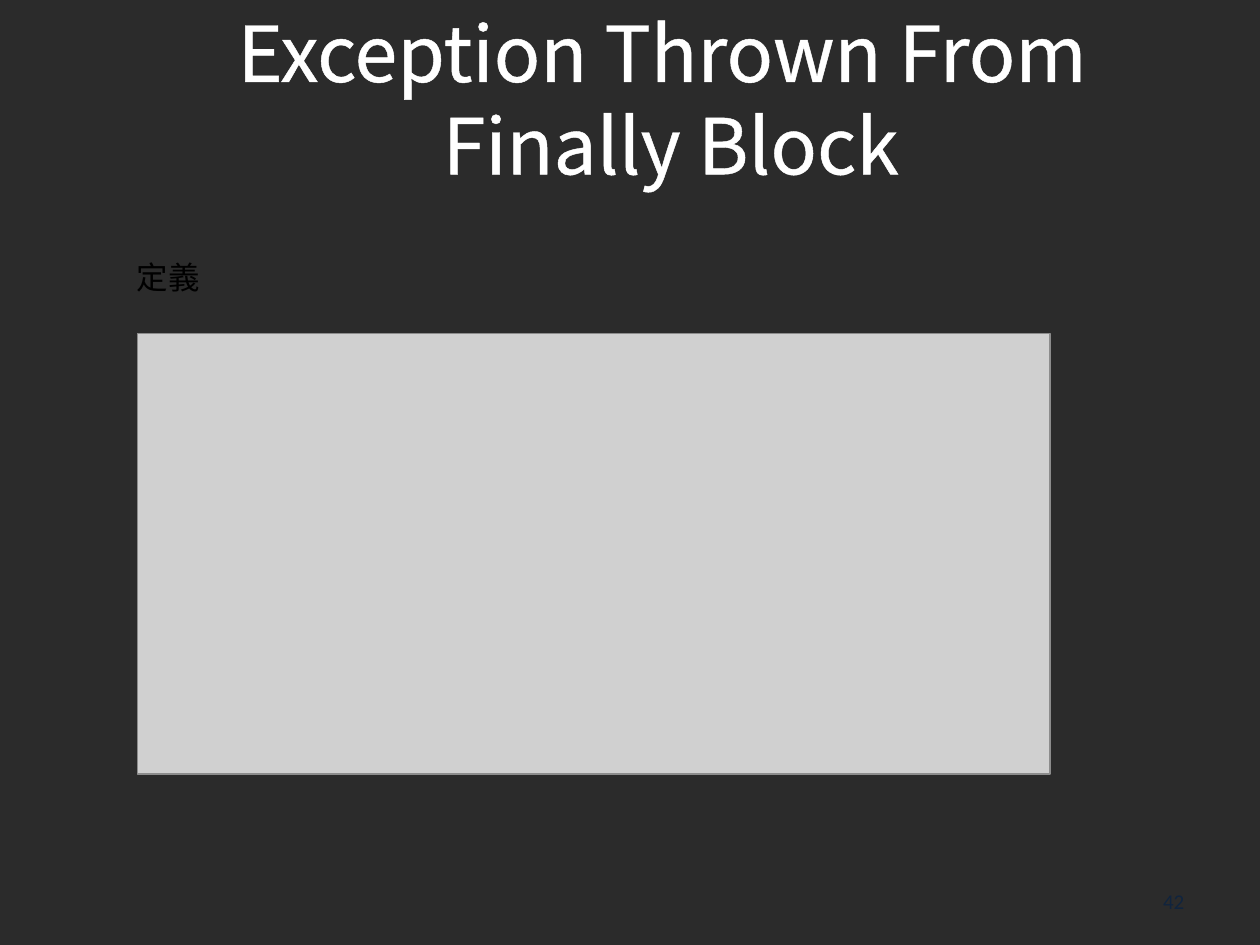
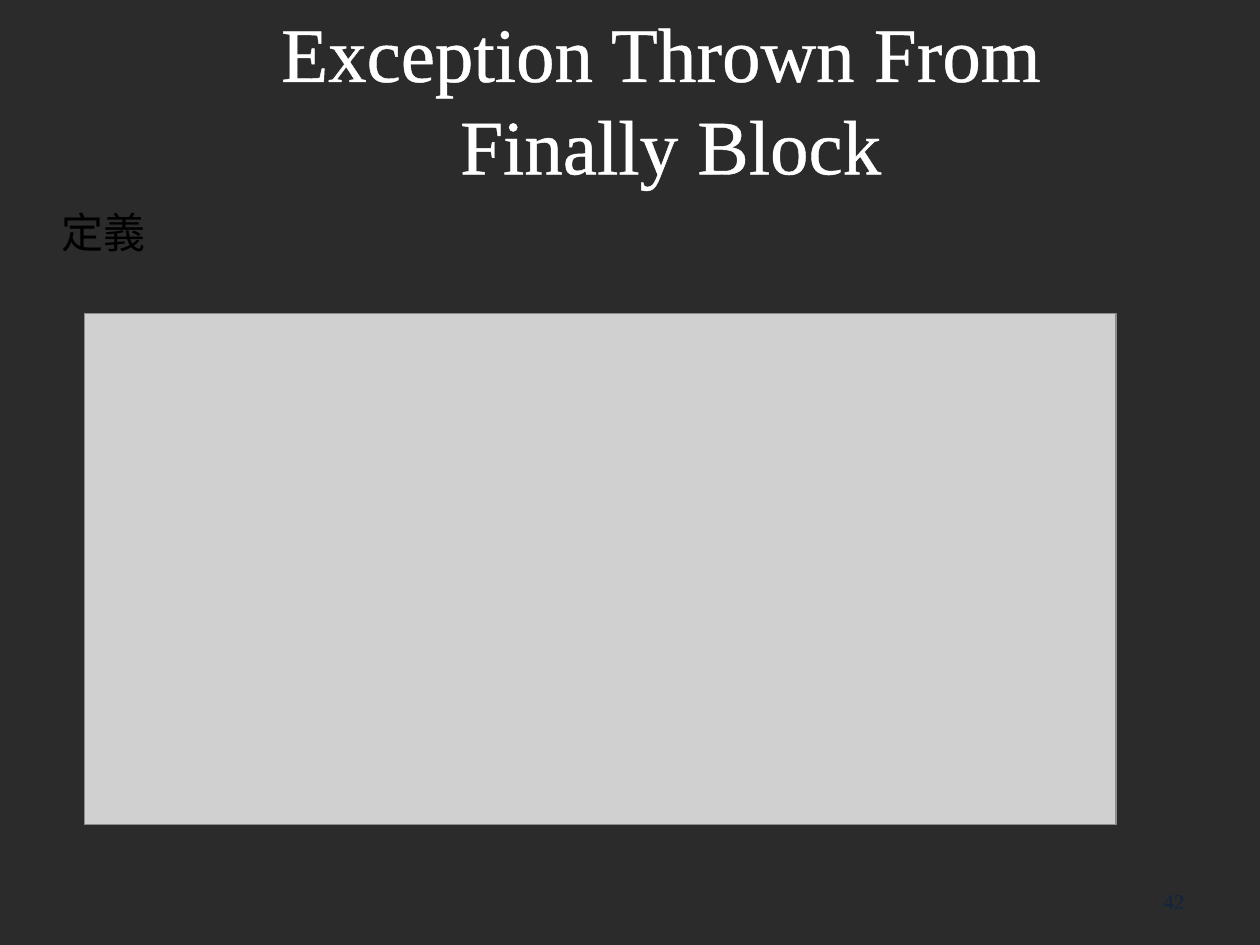
Before and after one commit to s7130457/thesis, a slide deck: slide 42 of 楊雅雯-口試投影片.pptx. Drawn at 1260x945 pixels with LibreOffice and Linux fonts; fonts in the diff are those of the drawing; grey boxes stand for pictures; background and template pictures are left out; a plain dark background stands for a picture behind light text. Boxes give left, top, right and bottom in pixels: in the first picture for what was removed or moved away, otherwise in the second. Text is boxed around its words. In the diff, an @@ line names an element or a change of style, - is before the commit and + after.

```diff
--- a/楊雅雯-口試投影片.pptx
+++ b/楊雅雯-口試投影片.pptx
@@ title "Exception Thrown From Finally Block" at bbox=[281, 28, 1041, 189]: font Noto Sans CJK SC to Times New Roman @@
@@ text "定義": place and size @@
-text "定義" at bbox=[137, 263, 200, 291]
+text "定義" at bbox=[61, 213, 145, 251]
@@ text "定義" at bbox=[61, 213, 145, 251]: size 18 to 24 pt, font Arial to Times New Roman @@
@@ picture: place and size @@
-picture at bbox=[137, 334, 1050, 775]
+picture at bbox=[84, 314, 1116, 825]
```
Also in this commit, not shown: 22 other slides changed, 5 slides added, 3 other files.
